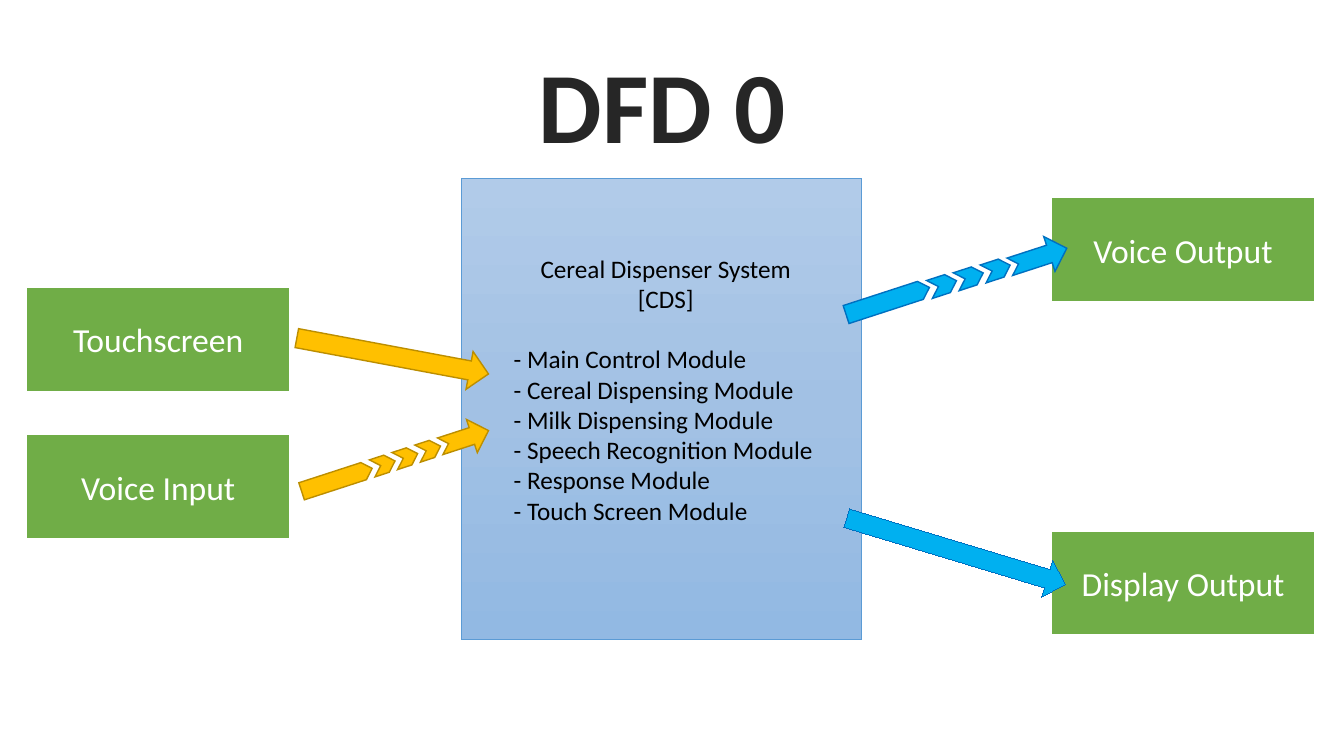
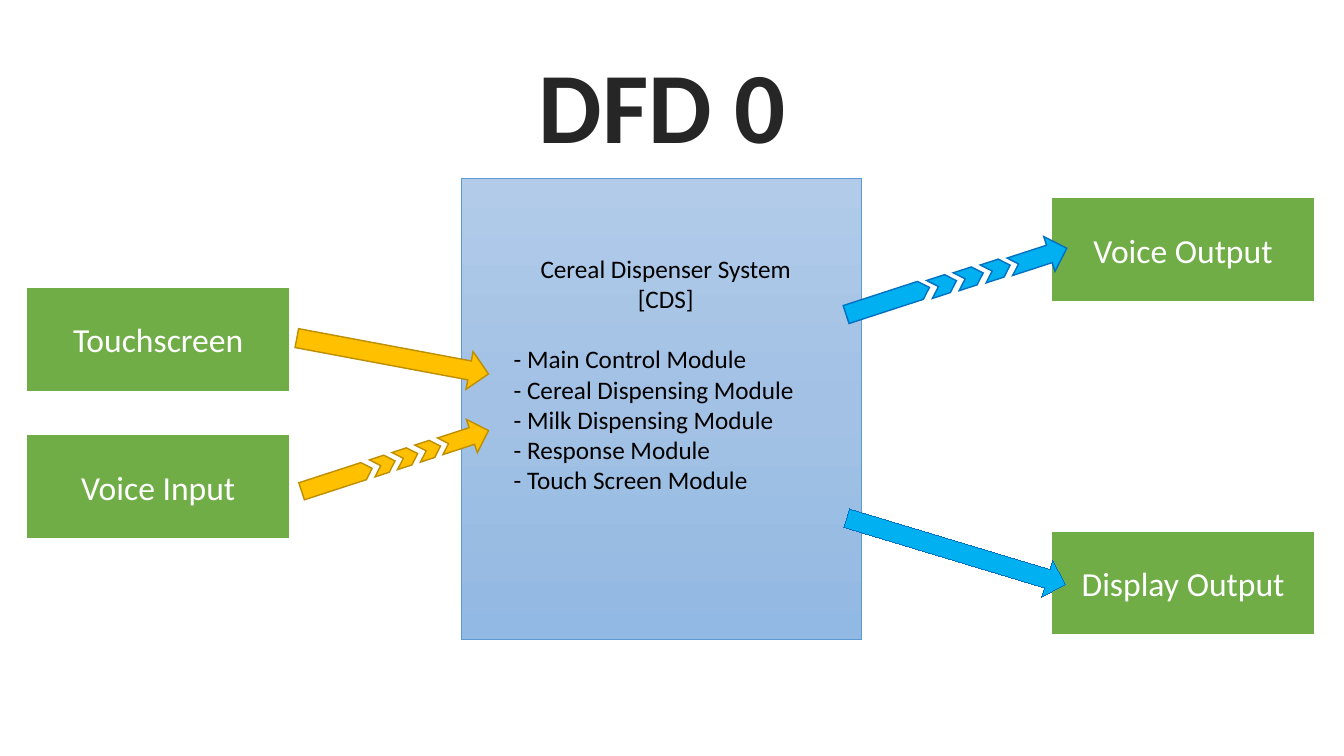
Before and after one commit to Abel2Code/CerealDispenserSystem, a slide deck: slide 2 of Misc/Powerpoints/DFD_0.pptx. Drawn at 1344x756 pixels with LibreOffice and Linux fonts; fonts in the diff are those of the drawing. Boxes give left, top, right and bottom in pixels: in the first picture for what was removed or moved away, otherwise in the second. Text is boxed around its words. In the diff, an @@ line names an element or a change of style, - is before the commit and + after.

```diff
--- a/Misc/Powerpoints/DFD_0.pptx
+++ b/Misc/Powerpoints/DFD_0.pptx
@@ text at [527, 441, 813, 464]: paragraph removed @@
-- Speech Recognition Module
```
Also in this commit, not shown: 1 other file.
